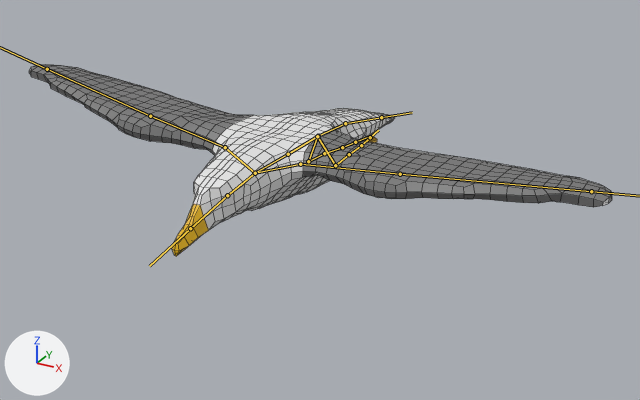
An edit to the FBX model gfx/FBX files/gull.fbx, drawn before and after from the same camera.
Before and after are seen from a camera (50 mm lens) standing at (0.712, -1.299, 0.523) and looking at (0.04, -0.078, -0.088). Every picture has the same lights, and +X, +Y and +Z are marked at lower left. Both versions are drawn at frame 8 of the action 'Gull_armature|FlyingFlap'; the numbers are the values there. The bones that bend it are drawn over the model as lines. Mesh edges are drawn as thin lines.

The first picture shows 'Gull_rigged'.
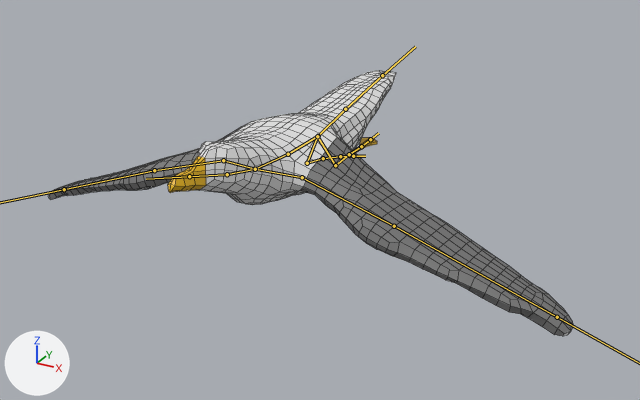
Changed parts and their boxes [x1, y1, x2, y2] in the pictures (640 x 400 px):
'Gull_rigged', posed (10% narrower, 38% taller): before [29, 64, 612, 256]; after [48, 70, 574, 336]
bone 'Back', root to tip: before (288, 154) to (255, 173); after (288, 154) to (255, 169)
bone 'Neck', root to tip: before (255, 173) to (227, 195); after (255, 169) to (227, 174)
bone 'Head', root to tip: before (227, 195) to (190, 228); after (227, 174) to (189, 176)
bone 'Shoulder_R', root to tip: before (255, 173) to (225, 147); after (255, 169) to (223, 160)
bone 'UpperArm_R', root to tip: before (225, 147) to (150, 116); after (223, 160) to (154, 170)
bone 'ForeArm_R', root to tip: before (150, 116) to (47, 69); after (154, 170) to (64, 189)
bone 'Shoulder_L', root to tip: before (255, 173) to (300, 164); after (255, 169) to (302, 177)
bone 'UpperArm_L', root to tip: before (300, 164) to (400, 174); after (302, 177) to (394, 226)
bone 'ForeArm_L', root to tip: before (400, 174) to (591, 191); after (394, 226) to (557, 317)
bone 'Pelvis_R', root to tip: before (317, 136) to (308, 161); after (317, 136) to (307, 163)
bone 'Foot_R', root to tip: before (342, 147) to (355, 142); after (340, 156) to (353, 156)
bone 'InnerTail', root to tip: before (318, 136) to (345, 123); after (318, 136) to (345, 109)
bone 'OuterTail', root to tip: before (345, 123) to (381, 117); after (345, 109) to (382, 75)

What changed in the scene script:
```text
Change bone_back:
    where bone_back = bpy.data.objects['Gull_armature'].pose.bones['Back']  # child of 'Root'
    bone_back.rotation_quaternion: (1.0, -0.012, 0.0, 0.0) -> (0.999, -0.043, 0.0, 0.0)  # degrees (-1, 0, 0) -> degrees (-5, 0, 0)
Change bone_neck:
    where bone_neck = bpy.data.objects['Gull_armature'].pose.bones['Neck']  # child of 'Back'
    bone_neck.rotation_quaternion: (0.998, 0.07, 0.0, 0.0) -> (0.997, -0.073, 0.0, 0.0)  # degrees (8, 0, 0) -> degrees (-8, 0, 0)
Change bone_head:
    where bone_head = bpy.data.objects['Gull_armature'].pose.bones['Head']  # child of 'Neck'
    bone_head.rotation_quaternion: (1.0, 0.026, 0.0, 0.0) -> (0.999, -0.039, 0.0, 0.0)  # degrees (3, 0, 0) -> degrees (-4, 0, 0)
Change bone_shoulder_r:
    where bone_shoulder_r = bpy.data.objects['Gull_armature'].pose.bones['Shoulder_R']  # child of 'Back'
    bone_shoulder_r.rotation_quaternion: (0.999, -0.038, 0.011, 0.002) -> (0.988, 0.15, -0.041, -0.008)  # degrees (-4, 1, 0) -> degrees (17, -4, -2)
Change bone_upperarm_r:
    where bone_upperarm_r = bpy.data.objects['Gull_armature'].pose.bones['UpperArm_R']  # child of 'Shoulder_R'
    bone_upperarm_r.rotation_quaternion: (0.999, -0.035, 0.003, 0.001) -> (1.0, 0.0, 0.0, 0.0)  # degrees (-4, 0, 0) -> degrees (0, 0, 0)
Change bone_forearm_r:
    where bone_forearm_r = bpy.data.objects['Gull_armature'].pose.bones['ForeArm_R']  # child of 'UpperArm_R'
    bone_forearm_r.rotation_quaternion: (1.0, -0.02, 0.003, 0.0) -> (1.0, 0.001, 0.0, 0.0)  # degrees (-2, 0, 0) -> degrees (0, 0, 0)
Change bone_shoulder_l:
    where bone_shoulder_l = bpy.data.objects['Gull_armature'].pose.bones['Shoulder_L']  # child of 'Back'
    bone_shoulder_l.rotation_quaternion: (1.0, -0.023, -0.006, -0.001) -> (0.987, 0.153, 0.041, 0.01)  # degrees (-3, -1, 0) -> degrees (18, 5, 2)
Change bone_upperarm_l:
    where bone_upperarm_l = bpy.data.objects['Gull_armature'].pose.bones['UpperArm_L']  # child of 'Shoulder_L'
    bone_upperarm_l.rotation_quaternion: (1.0, -0.008, -0.001, 0.0) -> (1.0, 0.001, 0.0, 0.0)  # degrees (-1, 0, 0) -> degrees (0, 0, 0)
Change bone_forearm_l:
    where bone_forearm_l = bpy.data.objects['Gull_armature'].pose.bones['ForeArm_L']  # child of 'UpperArm_L'
    bone_forearm_l.rotation_quaternion: (1.0, -0.018, -0.003, 0.0) -> (1.0, 0.002, 0.0, 0.0)  # degrees (-2, 0, 0) -> degrees (0, 0, 0)
Change bone_pelvis_r:
    where bone_pelvis_r = bpy.data.objects['Gull_armature'].pose.bones['Pelvis_R']
    bone_pelvis_r.rotation_quaternion: (0.991, -0.121, -0.055, 0.002) -> (0.996, -0.076, -0.035, 0.002)  # degrees (-14, -6, 1) -> degrees (-9, -4, 1)
Change bone_foot_r:
    where bone_foot_r = bpy.data.objects['Gull_armature'].pose.bones['Foot_R']  # child of 'Calf_R'
    bone_foot_r.rotation_quaternion: (0.679, -0.734, 0.013, -0.007) -> (0.717, -0.697, 0.009, -0.004)  # degrees (-94, 0, -2) -> degrees (-88, 0, -1)
Change bone_innertail:
    where bone_innertail = bpy.data.objects['Gull_armature'].pose.bones['InnerTail']
    bone_innertail.rotation_quaternion: (0.999, -0.041, 0.0, 0.0) -> (0.996, 0.095, 0.0, 0.0)  # degrees (-5, 0, 0) -> degrees (11, 0, 0)
Change bone_outertail:
    where bone_outertail = bpy.data.objects['Gull_armature'].pose.bones['OuterTail']  # child of 'InnerTail'
    bone_outertail.rotation_quaternion: (1.0, -0.018, 0.0, 0.0) -> (1.0, 0.027, 0.0, 0.0)  # degrees (-2, 0, 0) -> degrees (3, 0, 0)
```
